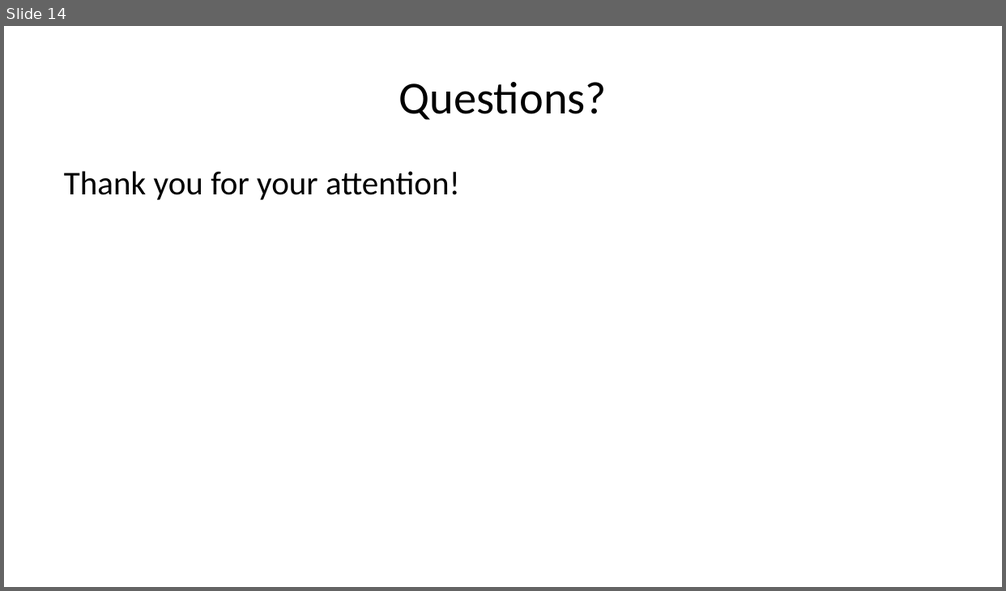
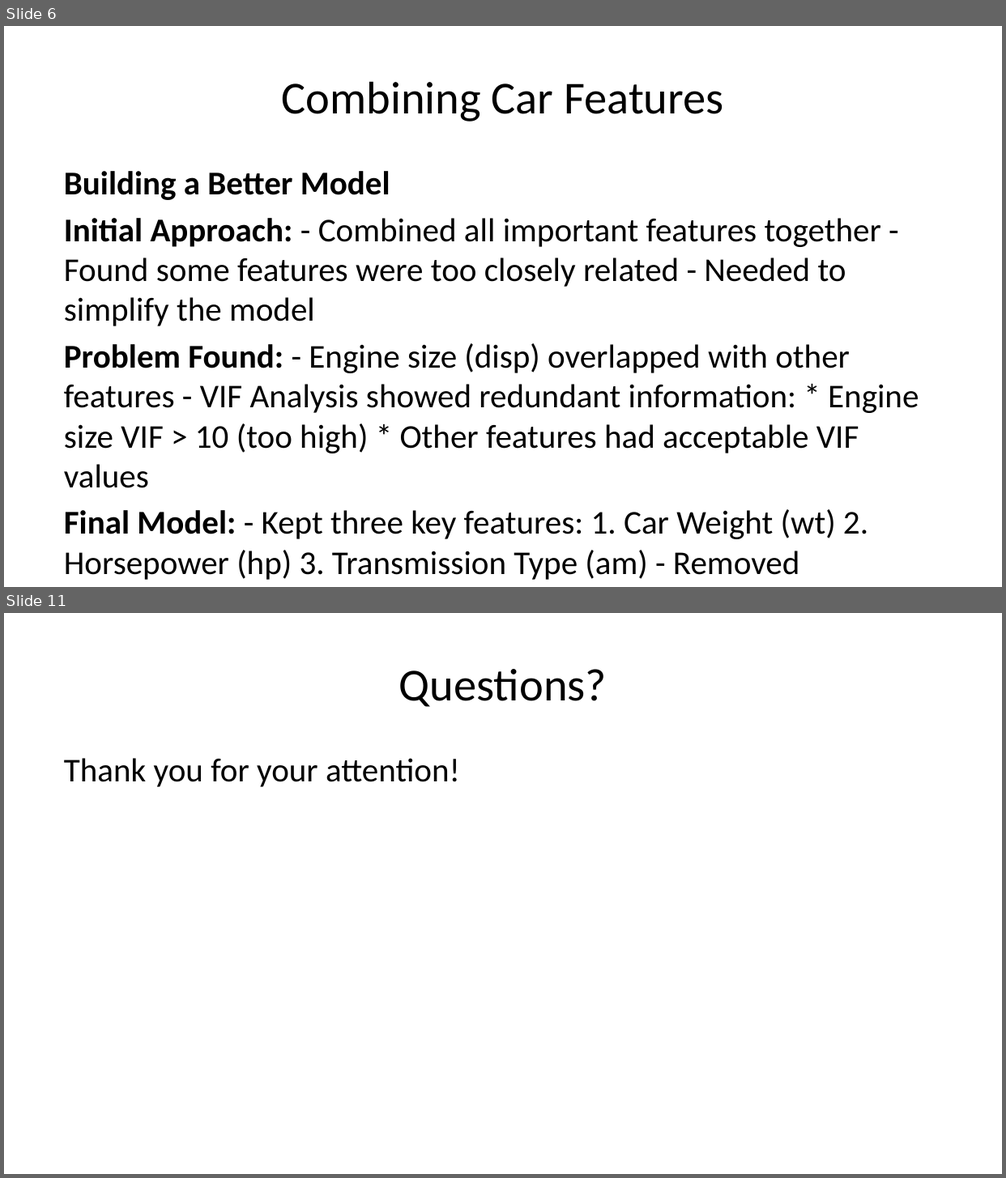
Before and after one commit to memandip/r-starter, a slide deck: presentation_1/supervised_learning.pptx. Shown one above the other, each under a label of ours: slide 14 before the commit, slides 6 and 11 after it; the slides between them are not shown. The pictures are 1006x591 and 1006x1178 pixels, drawn with LibreOffice and Linux fonts; fonts in the diff are those of the drawing. Boxes give left, top, right and bottom in pixels: in the first picture for what was removed or moved away, otherwise in the second. Text is boxed around its words. In the diff, an @@ line names an element or a change of style, - is before the commit and + after.

```diff
--- a/presentation_1/supervised_learning.pptx
+++ b/presentation_1/supervised_learning.pptx
@@ slide 6 added at <box>4,26,1002,587</box>, background #FFFFFF @@
@@ title added at <box>282,81,723,122</box>, 33 pt, text #000000 @@
+Combining Car Features
@@ text added at <box>64,171,918,580</box>, 24 pt, text #000000 @@
+Building a Better Model
+Initial Approach: - Combined all important features together - Found some features were too closely related - Needed to simplify the model
+Problem Found: - Engine size (disp) overlapped with other features - VIF Analysis showed redundant information: * Engine size VIF > 10 (too high) * Other features had acceptable VIF values
+Final Model: - Kept three key features: 1. Car Weight (wt) 2. Horsepower (hp) 3. Transmission Type (am) - Removed redundant engine size measure. - Maintained prediction accuracy.
@@ what was slide 14 is now slide 11 @@
```
Also in this commit, not shown: 6 slides changed, 3 other slides added, 7 slides removed, 6 other files.
